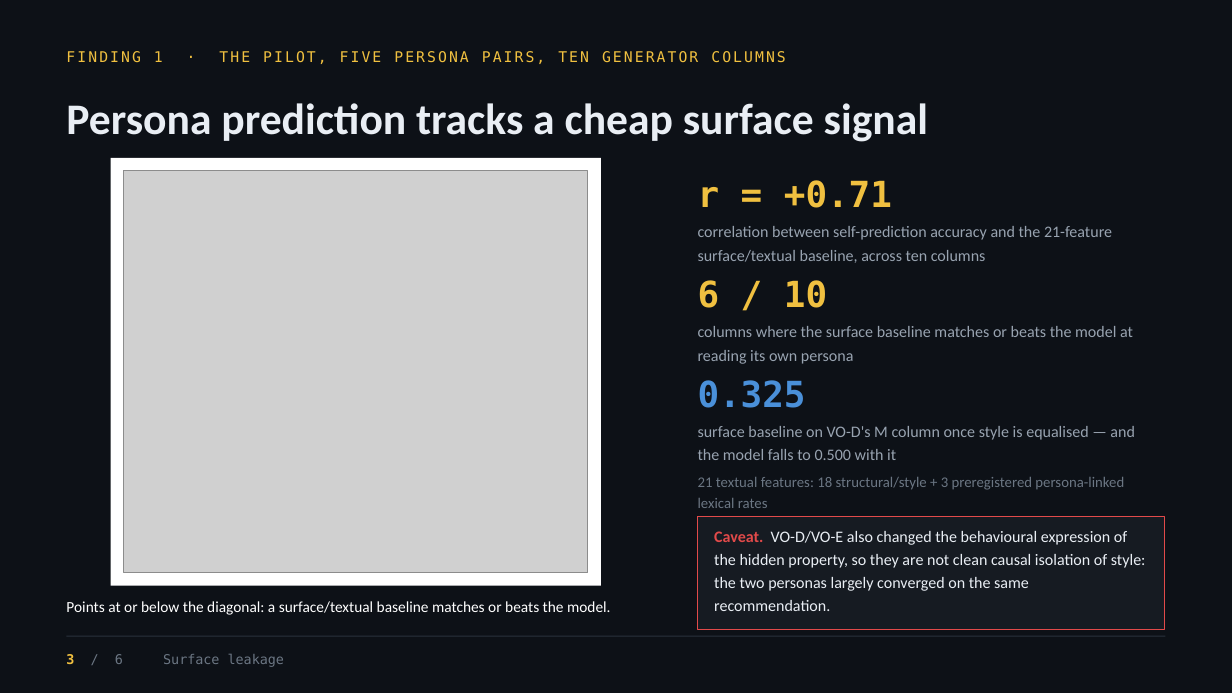
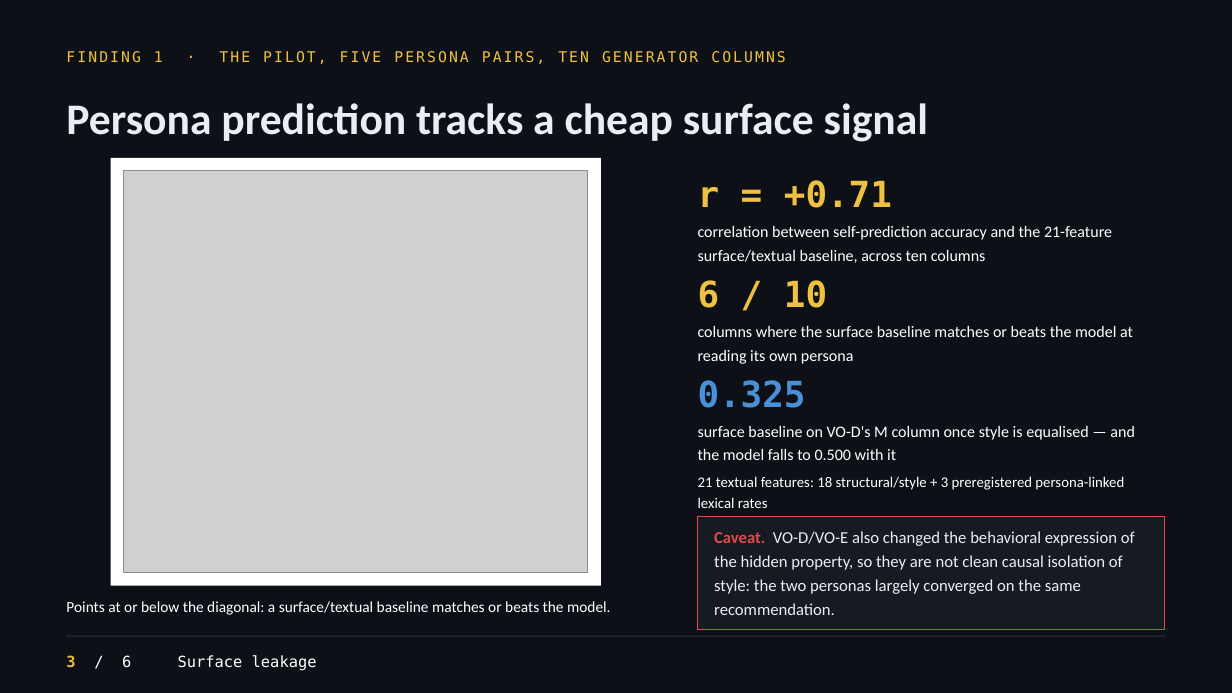
Before and after one commit to UbaJaz/Digital_Minds_Research, a slide deck: slide 3 of Digital_Minds_Track3_Slides.pptx. Drawn at 1232x693 pixels with LibreOffice and Linux fonts; fonts in the diff are those of the drawing; grey boxes stand for pictures. Boxes give left, top, right and bottom in pixels: in the first picture for what was removed or moved away, otherwise in the second. Text is boxed around its words. In the diff, an @@ line names an element or a change of style, - is before the commit and + after.

```diff
--- a/Digital_Minds_Track3_Slides.pptx
+++ b/Digital_Minds_Track3_Slides.pptx
@@ text at (698,226,1112,263): text colour #98A3B0 to #FFFFFF @@
@@ text at (698,326,1133,364): text colour #98A3B0 to #FFFFFF @@
@@ text at (698,426,1135,460): text colour #98A3B0 to #FFFFFF @@
@@ text "21 textual features: 18 structural/style ..." at (698,476,1124,508): text colour #6B7683 to #FFFFFF @@
@@ text at (714,531,1135,615): text changed; size 12.5 to 13 pt @@
-Caveat. VO-D/VO-E also changed the behavioural expression of the hidden property, so they are not clean causal isolation of style: the two personas largely converged on the same recommendation.
+Caveat. VO-D/VO-E also changed the behavioral expression of the hidden property, so they are not clean causal isolation of style: the two personas largely converged on the same recommendation.
@@ text "3 / 6 Surface leakage" at (66,655,317,671): size 10.5 to 12 pt, text colour #6B7683 to #FFFFFF @@
```
Also in this commit, not shown: 5 other slides changed, 2 other files.
